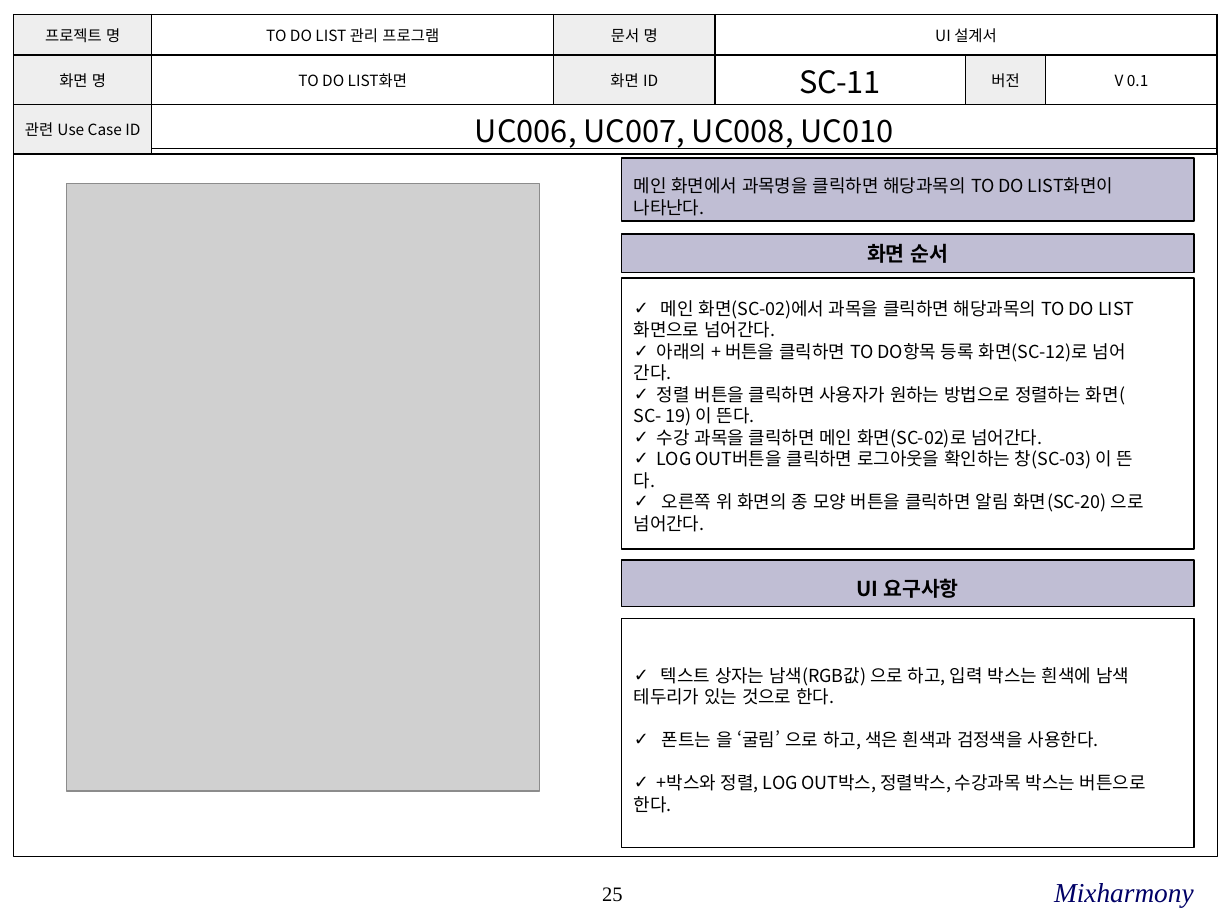
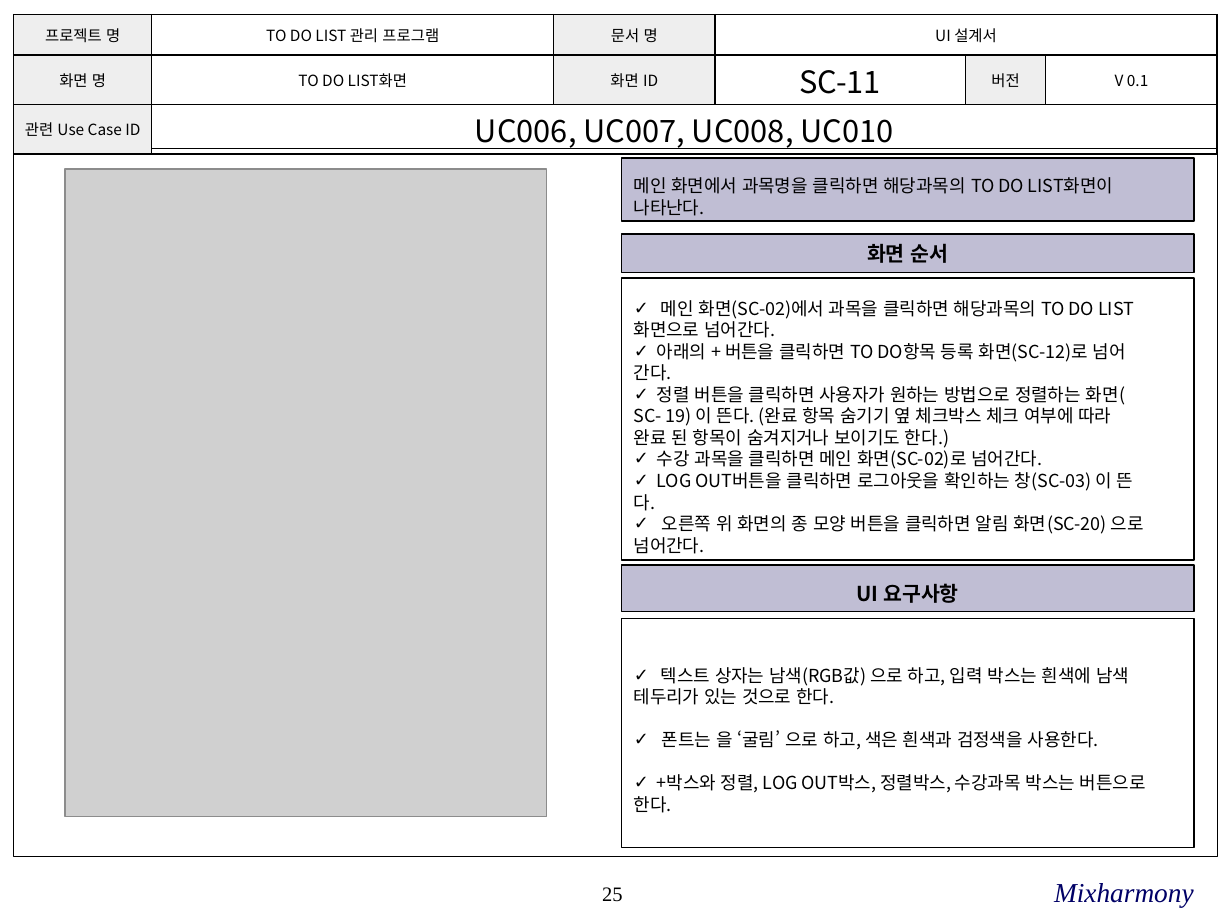
Before and after one commit to SE-admin/SE2017_2_mixharmony, a slide deck: slide 25 of doc/3_ 설계서/UI Design Template.pptx. Drawn at 1232x924 pixels with LibreOffice and Linux fonts; fonts in the diff are those of the drawing; grey boxes stand for pictures; background and template pictures are left out. Boxes give left, top, right and bottom in pixels: in the first picture for what was removed or moved away, otherwise in the second. Text is boxed around its words. In the diff, an @@ line names an element or a change of style, - is before the commit and + after.

```diff
--- a/doc/3_ 설계서/UI Design Template.pptx
+++ b/doc/3_ 설계서/UI Design Template.pptx
@@ picture resized from (x1=67, y1=184, x2=540, y2=791) to (x1=65, y1=169, x2=547, y2=817) @@
@@ rectangle "메인 화면(SC-02)에서 과목을 클릭하면 해당과목의 ..." resized from (x1=622, y1=278, x2=1194, y2=549) to (x1=622, y1=278, x2=1194, y2=561) @@
@@ text in rectangle at (x1=634, y1=407, x2=1112, y2=448): text changed @@
-SC- 19) 이 뜬다.
+SC- 19) 이 뜬다. (완료 항목 숨기기 옆 체크박스 체크 여부에 따라
+완료 된 항목이 숨겨지거나 보이기도 한다.)
@@ rectangle "UI 요구사항" moved from (x1=622, y1=561, x2=1194, y2=607) to (x1=622, y1=565, x2=1194, y2=612) @@
```
Also in this commit, not shown: 2 other slides changed.
